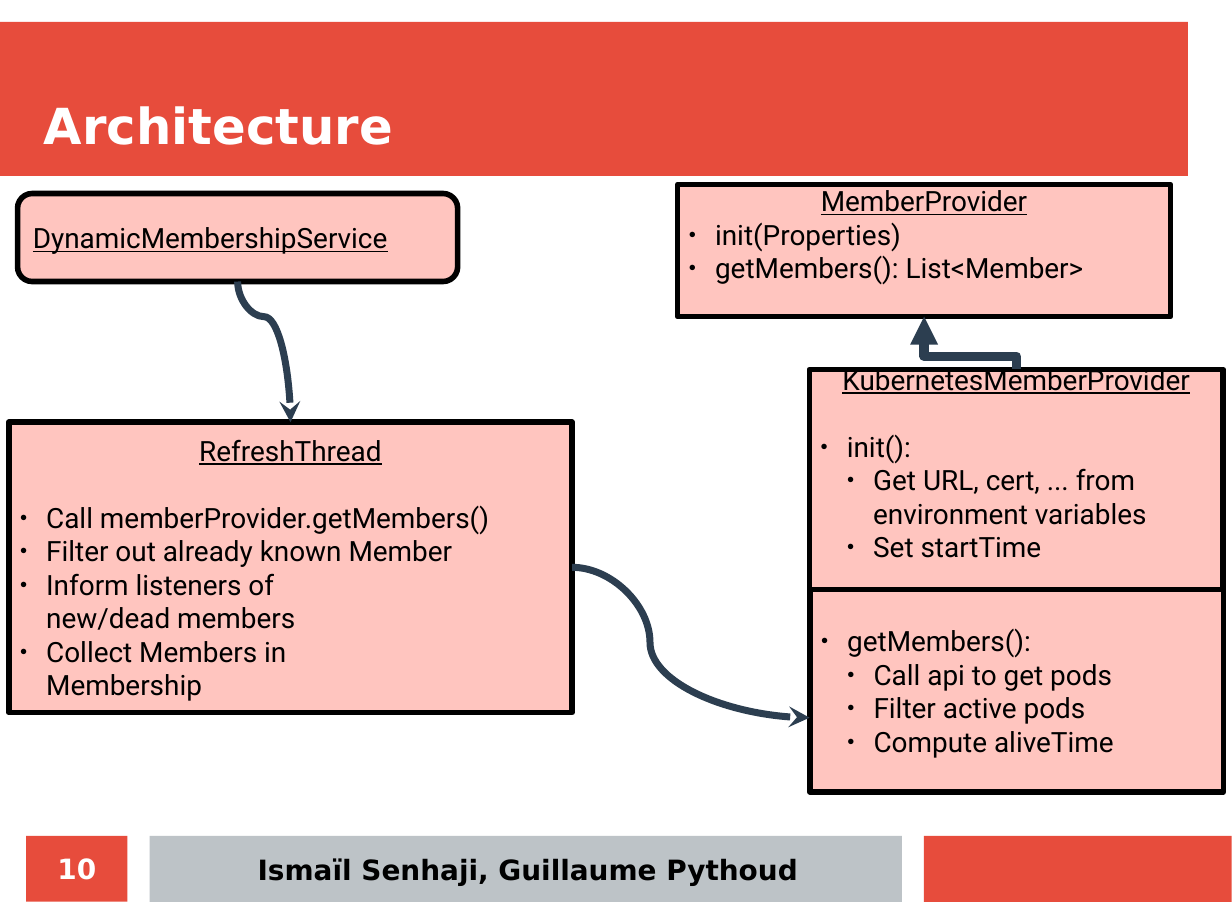
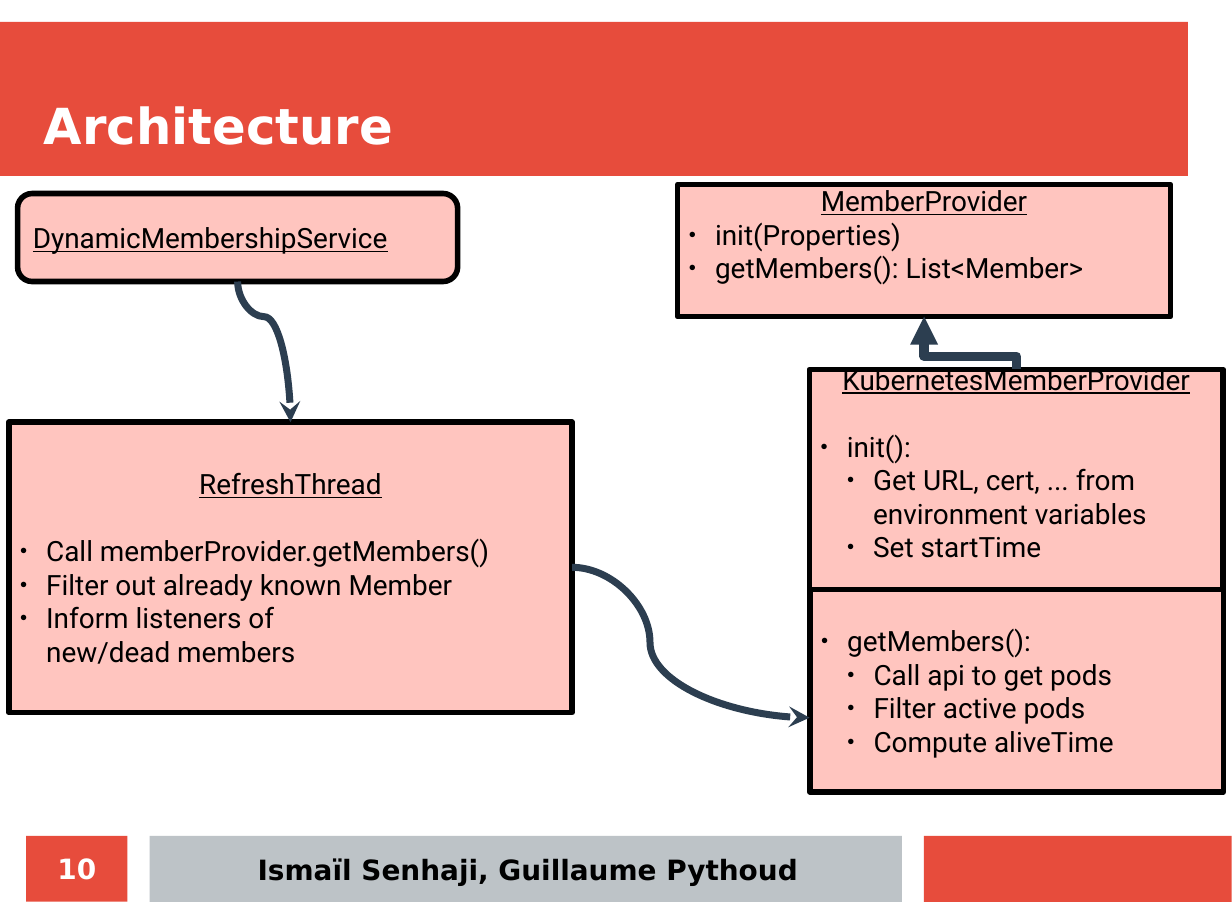
Before and after one commit to iSma/tomcat-in-the-cloud, a slide deck: slide 10 of docs/final-presentation/final_presentation.odp. Drawn at 1232x924 pixels with LibreOffice and Linux fonts; fonts in the diff are those of the drawing. Boxes give left, top, right and bottom in pixels: in the first picture for what was removed or moved away, otherwise in the second. Text is boxed around its words. In the diff, an @@ line names an element or a change of style, - is before the commit and + after.

```diff
--- a/docs/final-presentation/final_presentation.odp
+++ b/docs/final-presentation/final_presentation.odp
@@ text in rectangle at (46, 641, 286, 701): paragraph removed @@
-● Collect Members in
-  Membership
```
Also in this commit, not shown: 5 other slides changed.
